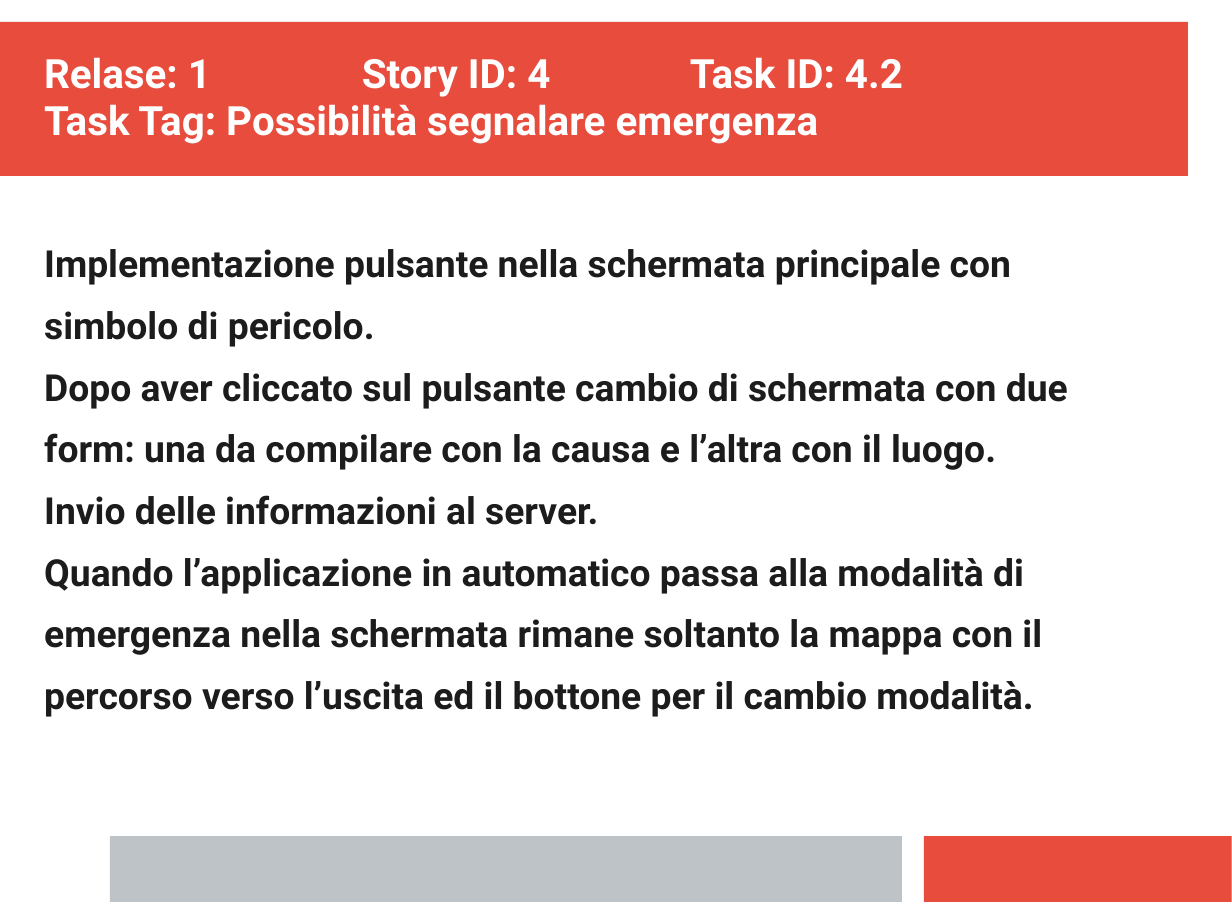
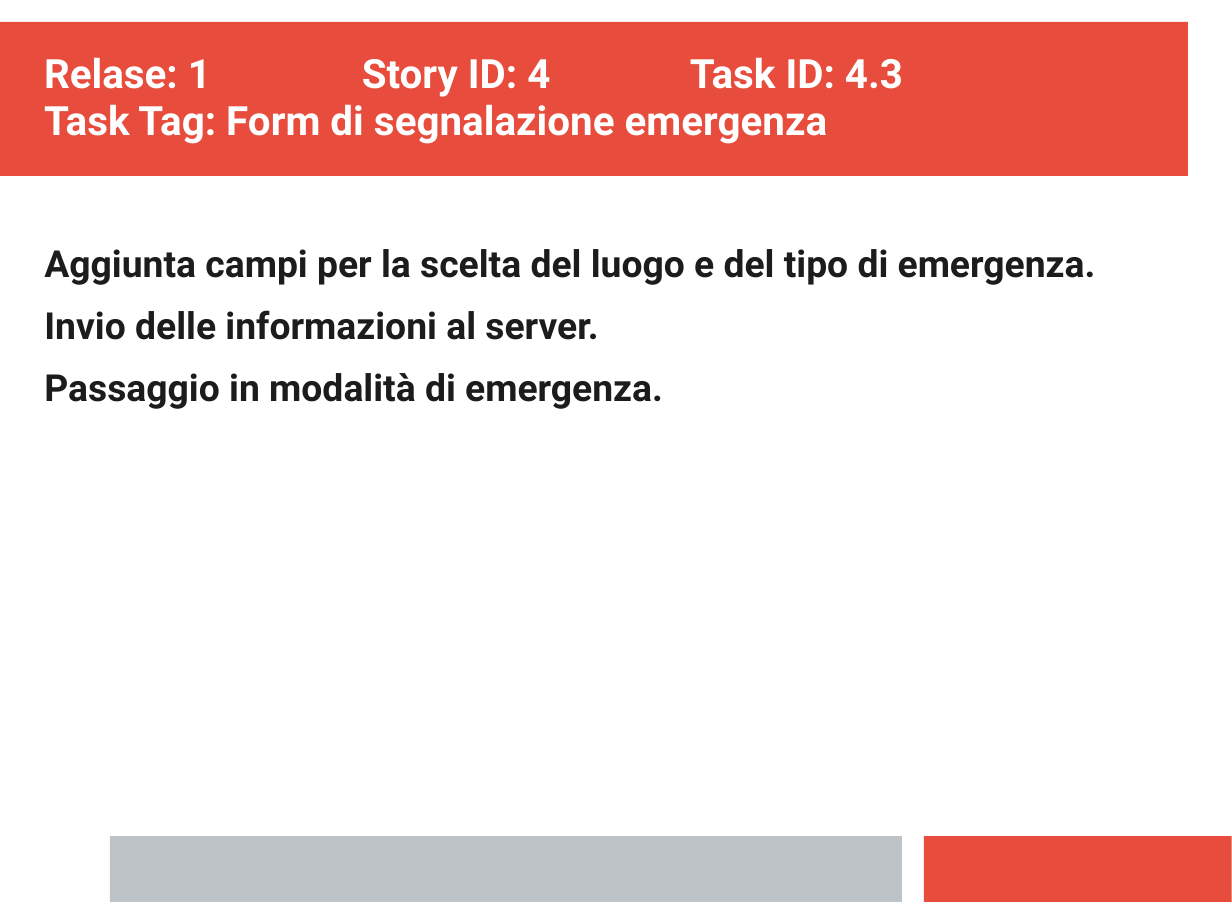
Before and after one commit to ecorradini/ProgettoIDS, a slide deck: slide 3 of AnalisiRequisiti/TaskGestioneOrdinaria.ppt. Drawn at 1232x924 pixels with LibreOffice and Linux fonts; fonts in the diff are those of the drawing. Boxes give left, top, right and bottom in pixels: in the first picture for what was removed or moved away, otherwise in the second. Text is boxed around its words. In the diff, an @@ line names an element or a change of style, - is before the commit and + after.

```diff
--- a/AnalisiRequisiti/TaskGestioneOrdinaria.ppt
+++ b/AnalisiRequisiti/TaskGestioneOrdinaria.ppt
@@ text at (x1=44, y1=57, x2=903, y2=144): text changed @@
-Relase: 1 Story ID: 4 Task ID: 4.2
-Task Tag: Possibilità segnalare emergenza
+Relase: 1 Story ID: 4 Task ID: 4.3
+Task Tag: Form di segnalazione emergenza
@@ text at (x1=44, y1=249, x2=1096, y2=285): text changed @@
-Implementazione pulsante nella schermata principale con
-simbolo di pericolo.
-Dopo aver cliccato sul pulsante cambio di schermata con due
-form: una da compilare con la causa e l’altra con il luogo.
+Aggiunta campi per la scelta del luogo e del tipo di emergenza.
@@ text at (x1=44, y1=373, x2=663, y2=409): text changed @@
-Quando l’applicazione in automatico passa alla modalità di
-emergenza nella schermata rimane soltanto la mappa con il
-percorso verso l’uscita ed il bottone per il cambio modalità.
+Passaggio in modalità di emergenza.
```
Also in this commit, not shown: 1 other slide changed, 4 slides added, 2 slides removed, 8 other files.
